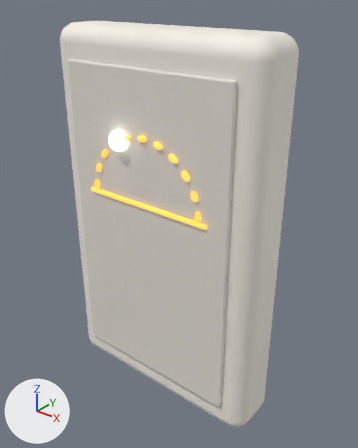
The glTF model demos/haldora/project/scene/public/models/cell.glb, before and after one commit.
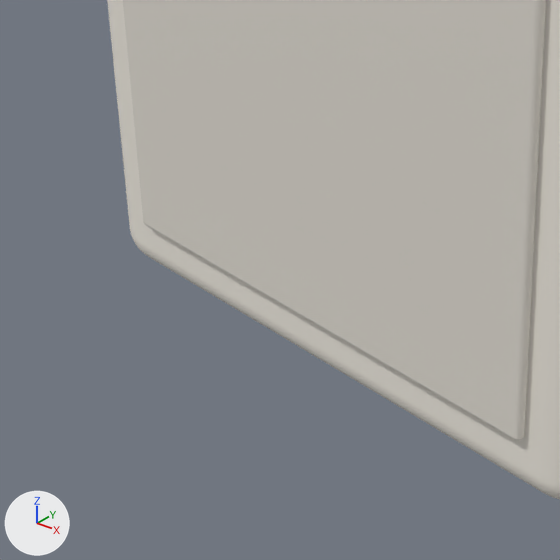
Each version appears first whole from a 50 mm camera at (0.777, -0.925, 0.598) aimed at (0.022, 0.019, 0.013), and next in a close-up on the part from 13% to 65% of the width and 58% to 100% of the height. The lights are fixed; the arrows at lower left show +X, +Y and +Z. The older version's two pictures come first. Where no turn or scale is listed for an object, it has been applied to the vertices.

Objects in the first close-up: 'Body', 'Fascia'.
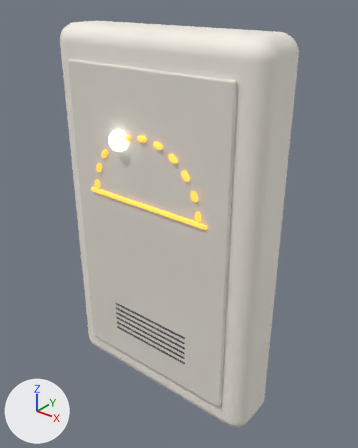
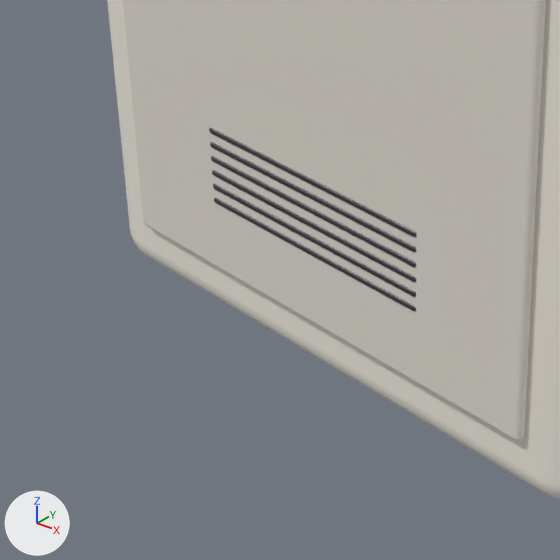
Boxes (x1, y1, x2, y2) around the edits, measured in the close-ups (560 x 560 px):
```json
{"object": "Grille", "change": "added", "after": [209, 128, 417, 311]}
```

Scene script edits in JSON lines:
```json
{"op": "add", "block": "me_grille", "code": ["me_grille = bpy.data.meshes.new('Grille')", "me_grille.from_pydata(...)  # 792 vertices, 1560 faces; spans x -0.13..0.13, y -0.003..0.003, z -0.046..0.046", "me_grille.materials.append(mat_metal)  # dark grey #616165"]}
{"op": "add", "block": "ob_grille", "code": ["ob_grille = bpy.data.objects.new('Grille', me_grille)", "ob_grille.location = (0.0, -0.089, -0.294)"]}
```
